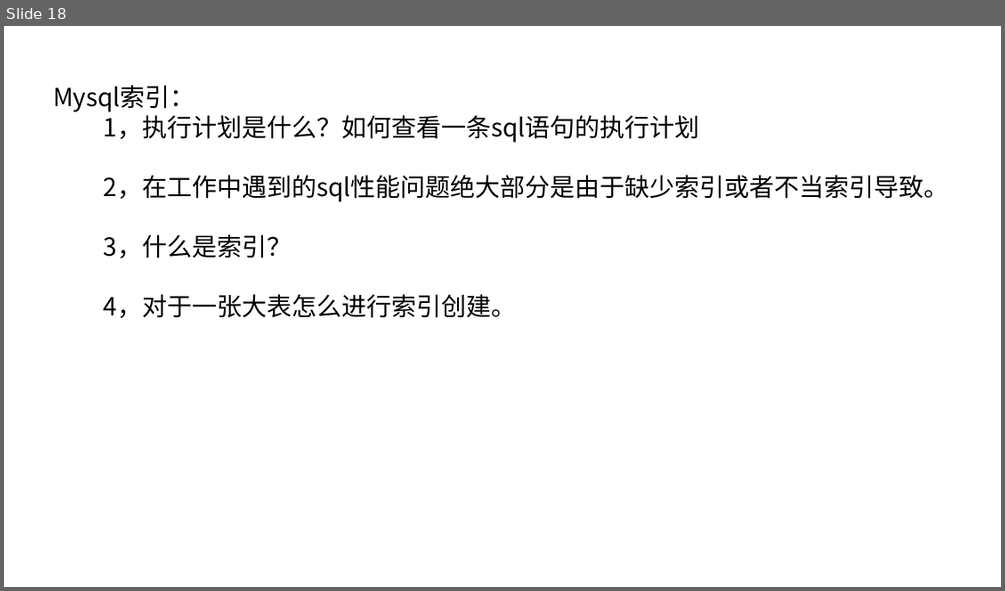
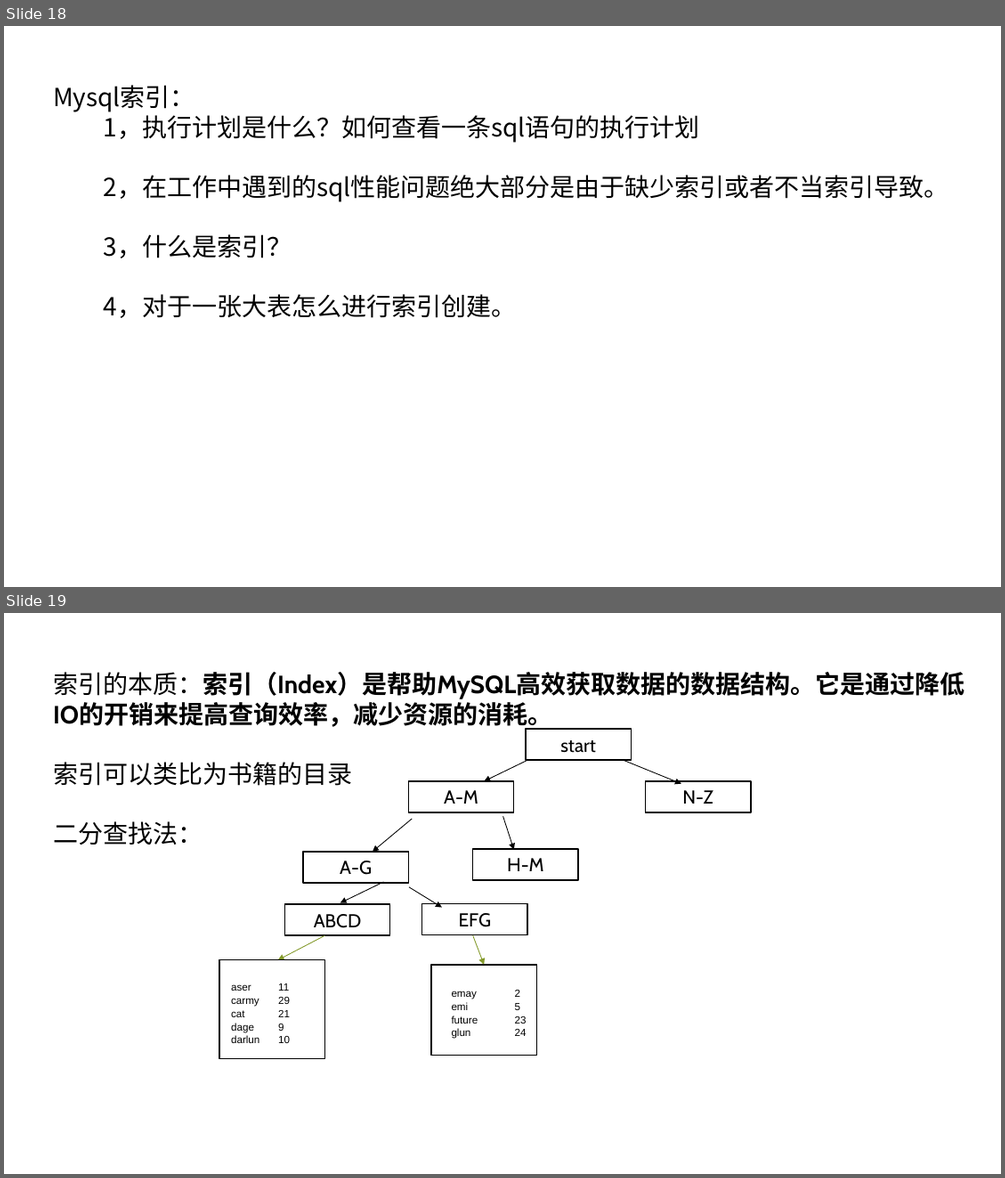
Before and after one commit to ronghuaihai/sharefiles, a slide deck: 数据库演示.pptx. Shown one above the other, each under a label of ours: slide 18 before the commit, slides 18 and 19 after it. The pictures are 1005x591 and 1005x1178 pixels, drawn with LibreOffice and Linux fonts; fonts in the diff are those of the drawing; background and template pictures are left out. Boxes give left, top, right and bottom in pixels: in the first picture for what was removed or moved away, otherwise in the second. Text is boxed around its words. In the diff, an @@ line names an element or a change of style, - is before the commit and + after.

```diff
--- a/数据库演示.pptx
+++ b/数据库演示.pptx
@@ slide 19 added at (4,613,1001,1174), background picture (left out) @@
@@ text added at (53,672,964,844), 24 pt, text #000000, bold @@
+索引的本质：索引（Index）是帮助MySQL高效获取数据的数据结构。它是通过降低IO的开销来提高查询效率，减少资源的消耗。
+索引可以类比为书籍的目录
+二分查找法：
@@ rectangle added at (526,729,631,761), fill #FFFFFF, outline #000000 1.25 pt, 18 pt, text #000000 @@
+start
@@ arrow added from (527, 761) to (484, 781), #000000 0.75 pt @@
@@ arrow added from (622, 760) to (681, 784), #000000 0.75 pt @@
@@ rectangle added at (409,781,514,812), fill #FFFFFF, outline #000000 1.25 pt, 18 pt, text #000000 @@
+A-M
@@ rectangle added at (646,781,751,812), fill #FFFFFF, outline #000000 1.25 pt, 18 pt, text #000000 @@
+N-Z
@@ arrow added from (413, 819) to (372, 852), #000000 0.75 pt @@
@@ arrow added from (502, 817) to (514, 850), #000000 0.75 pt @@
@@ rectangle added at (303,852,409,883), fill #FFFFFF, outline #000000 1.25 pt, 18 pt, text #000000 @@
+A-G
@@ rectangle added at (473,849,578,880), fill #FFFFFF, outline #000000 1.25 pt, 18 pt, text #000000 @@
+H-M
@@ rectangle added at (284,905,390,936), fill #FFFFFF, outline #000000 1.25 pt, 18 pt, text #000000 @@
+ABCD
@@ arrow added from (384, 882) to (340, 903), #000000 0.75 pt @@
@@ arrow added from (409, 887) to (442, 908), #000000 0.75 pt @@
@@ rectangle added at (422,903,527,934), fill #FFFFFF, outline #000000 1.25 pt, 18 pt, text #000000 @@
+EFG
@@ arrow added from (324, 935) to (278, 960), #83992A 0.75 pt @@
@@ table added at (439,942,566,1036), 4 rows, 2 columns @@
+ | 
+ | 
+ | 
+ | 
@@ arrow added from (473, 935) to (484, 965), #83992A 0.75 pt @@
@@ rectangle added at (219,960,324,1059), fill #FFFFFF, outline #000000 1.25 pt @@
@@ table added at (231,980,324,1046), 5 rows, 2 columns @@
+aser | 11
+carmy | 29
+cat | 21
+dage | 9
+darlun | 10
@@ rectangle added at (432,965,537,1055), fill #FFFFFF, outline #000000 1.25 pt @@
@@ table added at (451,986,577,1042), 4 rows, 2 columns @@
+emay | 2
+emi | 5
+future | 23
+glun | 24
```
Also in this commit, not shown: 1 slide changed, 3 other slides added, 6 other files.
